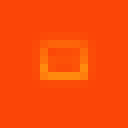
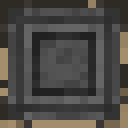
Comparing the layer stacks of the two 128 × 128 images. Changes:
showed "top.base #1" over bbox(8, 8, 120, 120)
showed "top.base", painted on it over bbox(0, 0, 128, 128)
hid group "front.heating.l" (4 layers) over bbox(0, 0, 128, 128)
painted on "front.base" over bbox(16, 0, 128, 120)
